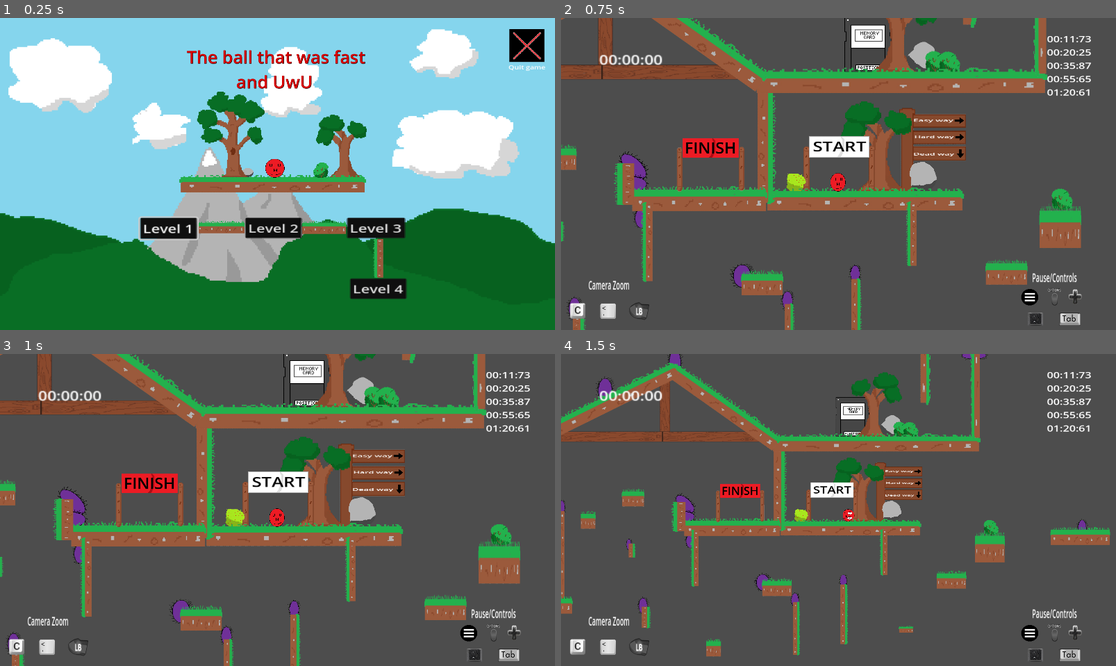
Above: before the commit, frames 1-4 (two rows, left to right).
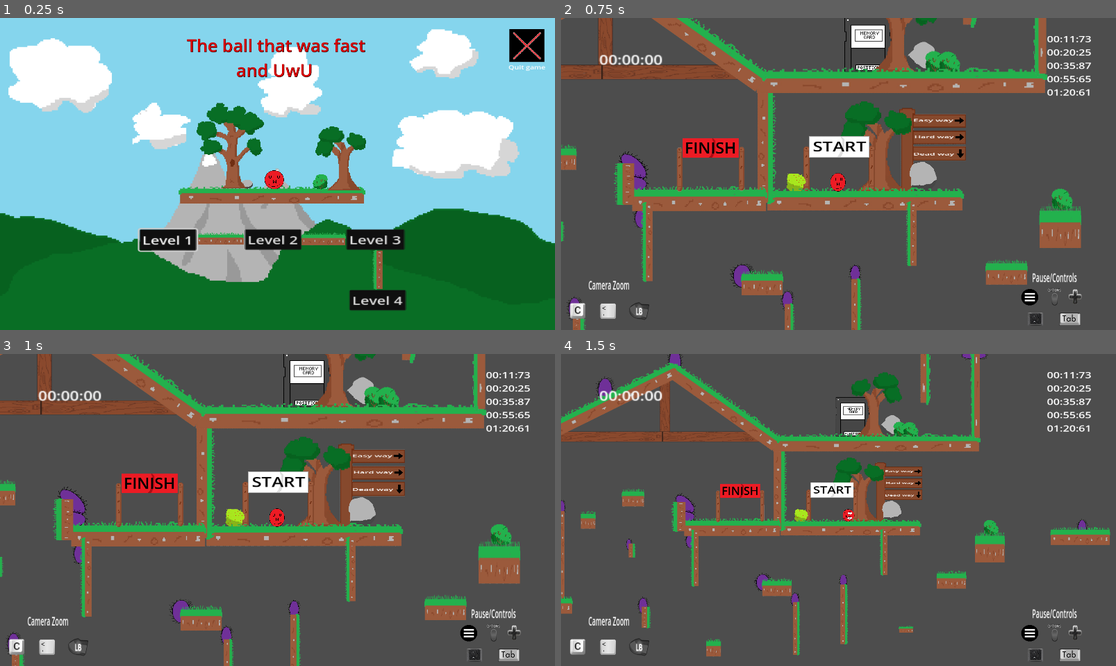
Above: after the commit, the same moments.

Repository: Mahnwe/TheBallThatWasUwU
Game: Godot game, scene res://Scenes/menu.tscn
Same seed, same stepped clock (60 frames per second), same inputs: the game is played once before the commit and once after it.
Inputs (mouse positions are in pixels of both pictures, inside the frame that each line leads up to):
- Up to frame 1 (0.25 s): no input
- Up to frame 2 (0.75 s): click "Level 1" at 0.5 s
- Up to frame 3 (1 s): no input
- Up to frame 4 (1.5 s): tap Enter at 1.25 s; move the mouse to (960, 494) at 1.27 s; hold D (move_right) from 1.28 s (still down); tap C (camera_dezoom) at 1.35 s; click (960, 494) at 1.42 s

The runs differ from the first frame. In frame 1, 12% of the frame differs, in the area x 24-74%, y 6-94%; in frame 2, nothing differs; in frame 3, nothing differs; in frame 4, nothing differs.

Commit message:
Delete unused elements and replace sprites in menu scene

Diff:
--- a/Scenes/demo.tscn
+++ /dev/null
@@ -1,11 +0,0 @@
-[gd_scene load_steps=2 format=3 uid="uid://u2l2p1akcs6s"]
-
-[ext_resource type="Script" path="res://Scripts/demo.gd" id="1_0kdsc"]
-
-[node name="DemoLabel" type="Label"]
-z_index = 3
-offset_right = 40.0
-offset_bottom = 23.0
-theme_override_font_sizes/font_size = 50
-text = "DEMO"
-script = ExtResource("1_0kdsc")
--- a/Scenes/menu.tscn
+++ b/Scenes/menu.tscn
@@ -22,38 +22,19 @@
 grow_vertical = 2
 script = ExtResource("1_ltdc4")
 
-[node name="platform" parent="." instance=ExtResource("3_x4hsc")]
-position = Vector2(583, 472.125)
-
-[node name="Sprite2D" type="Sprite2D" parent="platform"]
-position = Vector2(368, 47.875)
-scale = Vector2(0.152778, 0.138309)
-texture = ExtResource("4_xglq7")
-
-[node name="BranchesBush" parent="platform" instance=ExtResource("5_ok2nw")]
-position = Vector2(528, 54.875)
-
-[node name="Rock1" parent="platform" instance=ExtResource("4_pwi5b")]
-position = Vector2(272, 67.875)
-
-[node name="BigTree" parent="platform" instance=ExtResource("3_rsj3o")]
-position = Vector2(214, -65.125)
-
-[node name="platform2" parent="." instance=ExtResource("3_x4hsc")]
-position = Vector2(672, 656)
-scale = Vector2(0.254949, 0.68)
-
-[node name="platform3" parent="." instance=ExtResource("3_x4hsc")]
-position = Vector2(1034, 653)
-scale = Vector2(0.24, 0.72)
+[node name="Sprite2D" type="Sprite2D" parent="."]
+z_index = -5
+position = Vector2(962, 550)
+scale = Vector2(1.49029, 1.52889)
+texture = ExtResource("10_7awvj")
 
 [node name="MenuTitle" type="Label" parent="."]
 z_index = 2
 layout_mode = 0
 offset_left = 646.0
-offset_top = 92.0
+offset_top = 52.0
 offset_right = 1263.0
-offset_bottom = 261.0
+offset_bottom = 221.0
 theme_override_colors/font_color = Color(0.85098, 0, 0, 1)
 theme_override_colors/font_shadow_color = Color(0.00551701, 0.00573812, 0.00551702, 1)
 theme_override_colors/font_outline_color = Color(0, 0, 0, 1)
@@ -61,13 +42,41 @@
 text = "The ball that was fast
            and UwU"
 
+[node name="platform" parent="." instance=ExtResource("3_x4hsc")]
+position = Vector2(581, 512)
+
+[node name="Sprite2D" type="Sprite2D" parent="platform"]
+position = Vector2(368, 47.875)
+scale = Vector2(0.152778, 0.138309)
+texture = ExtResource("4_xglq7")
+
+[node name="BranchesBush" parent="platform" instance=ExtResource("5_ok2nw")]
+position = Vector2(528, 54.875)
+
+[node name="Rock1" parent="platform" instance=ExtResource("4_pwi5b")]
+position = Vector2(272, 67.875)
+
+[node name="BigTree" parent="platform" instance=ExtResource("3_rsj3o")]
+position = Vector2(214, -65.125)
+
+[node name="Tree" parent="platform" instance=ExtResource("6_ilarj")]
+position = Vector2(603, 0.875)
+
+[node name="platform2" parent="." instance=ExtResource("3_x4hsc")]
+position = Vector2(670, 695.875)
+scale = Vector2(0.254949, 0.68)
+
+[node name="platform3" parent="." instance=ExtResource("3_x4hsc")]
+position = Vector2(1032, 692.875)
+scale = Vector2(0.24, 0.72)
+
 [node name="Level1Button" type="Button" parent="." groups=["MenuButtons"]]
 z_index = 2
 layout_mode = 0
-offset_left = 484.0
-offset_top = 691.0
-offset_right = 560.0
-offset_bottom = 727.0
+offset_left = 482.0
+offset_top = 730.875
+offset_right = 558.0
+offset_bottom = 766.875
 scale = Vector2(2.60997, 2.06604)
 focus_neighbor_left = NodePath("../Level4Button")
 focus_neighbor_top = NodePath("../QuitButton")
@@ -88,10 +97,10 @@
 [node name="Level2Button" type="Button" parent="." groups=["MenuButtons"]]
 z_index = 2
 layout_mode = 0
-offset_left = 848.0
-offset_top = 691.0
-offset_right = 924.0
-offset_bottom = 727.0
+offset_left = 846.0
+offset_top = 730.875
+offset_right = 922.0
+offset_bottom = 766.875
 scale = Vector2(2.6, 2.007)
 focus_neighbor_left = NodePath("../Level1Button")
 focus_neighbor_top = NodePath("../Level1Button")
@@ -111,10 +120,10 @@
 [node name="Level3Button" type="Button" parent="." groups=["MenuButtons"]]
 z_index = 2
 layout_mode = 0
-offset_left = 1199.0
-offset_top = 691.0
-offset_right = 1275.0
-offset_bottom = 727.0
+offset_left = 1197.0
+offset_top = 730.875
+offset_right = 1273.0
+offset_bottom = 766.875
 scale = Vector2(2.686, 2.006)
 focus_neighbor_left = NodePath("../Level2Button")
 focus_neighbor_top = NodePath("../Level2Button")
@@ -131,16 +140,13 @@
 scale = Vector2(0.151, 0.23)
 texture = ExtResource("7_272km")
 
-[node name="Tree" parent="." instance=ExtResource("6_ilarj")]
-position = Vector2(1186, 473)
-
 [node name="Level4Button" type="Button" parent="." groups=["MenuButtons"]]
 z_index = 2
 layout_mode = 0
-offset_left = 1210.0
-offset_top = 901.0
-offset_right = 1286.0
-offset_bottom = 937.0
+offset_left = 1208.0
+offset_top = 940.875
+offset_right = 1284.0
+offset_bottom = 976.875
 scale = Vector2(2.6, 2)
 focus_neighbor_left = NodePath("../Level3Button")
 focus_neighbor_top = NodePath("../Level3Button")
@@ -158,7 +164,7 @@
 texture = ExtResource("7_272km")
 
 [node name="Wall" parent="." instance=ExtResource("8_ar47r")]
-position = Vector2(1406, 758)
+position = Vector2(1404, 797.875)
 rotation = 1.5708
 scale = Vector2(0.44, 1.44)
 
@@ -184,12 +190,6 @@
 scale = Vector2(8.49967, 4.83334)
 theme_override_font_sizes/font_size = 25
 text = "Quit game"
-
-[node name="Sprite2D" type="Sprite2D" parent="."]
-z_index = -5
-position = Vector2(962, 550)
-scale = Vector2(1.49029, 1.52889)
-texture = ExtResource("10_7awvj")
 
 [connection signal="gui_input" from="Level1Button" to="." method="_on_level_1_button_gui_input"]
 [connection signal="mouse_exited" from="Level1Button" to="." method="_on_level_1_button_mouse_exited"]
--- a/Scripts/demo.gd
+++ /dev/null
@@ -1,19 +0,0 @@
-extends Label
-
-
-# Called when the node enters the scene tree for the first time.
-func _ready():
-	demo_label_flashing()
-
-
-# Called every frame. 'delta' is the elapsed time since the previous frame.
-func _process(_delta):
-	pass
-
-func demo_label_flashing():
-	self.show()
-	while(true):
-		self.hide()
-		await get_tree().create_timer(0.8).timeout;
-		self.show()
-		await get_tree().create_timer(0.8).timeout;
